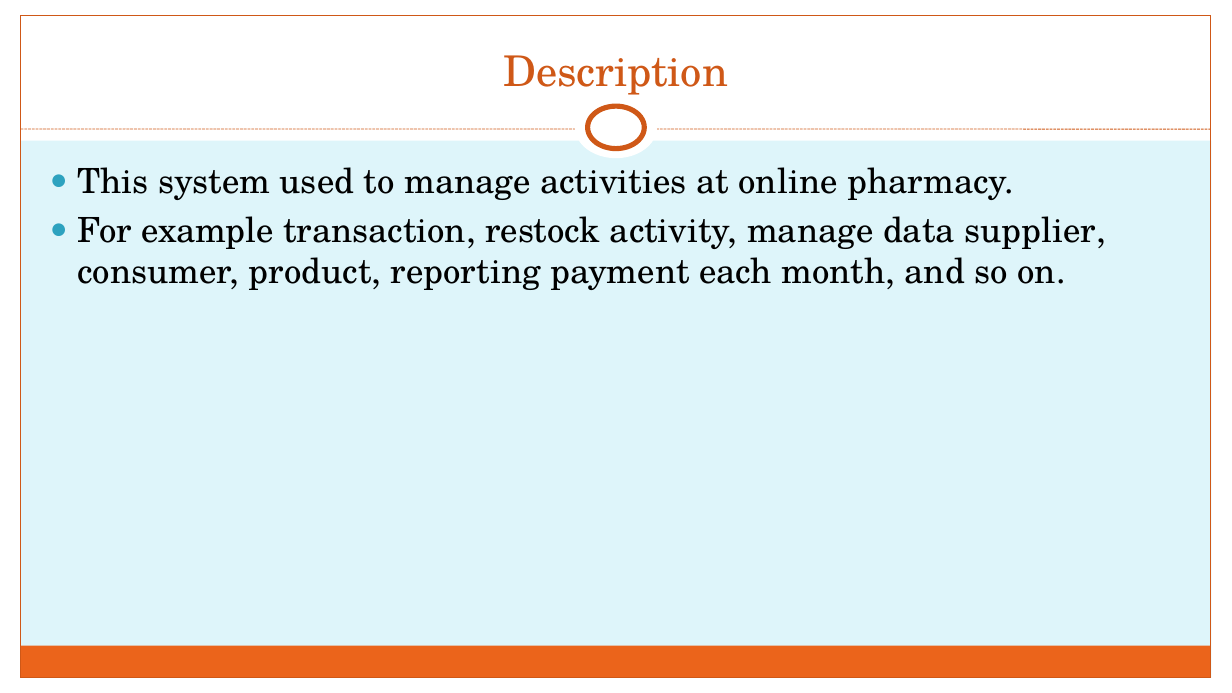
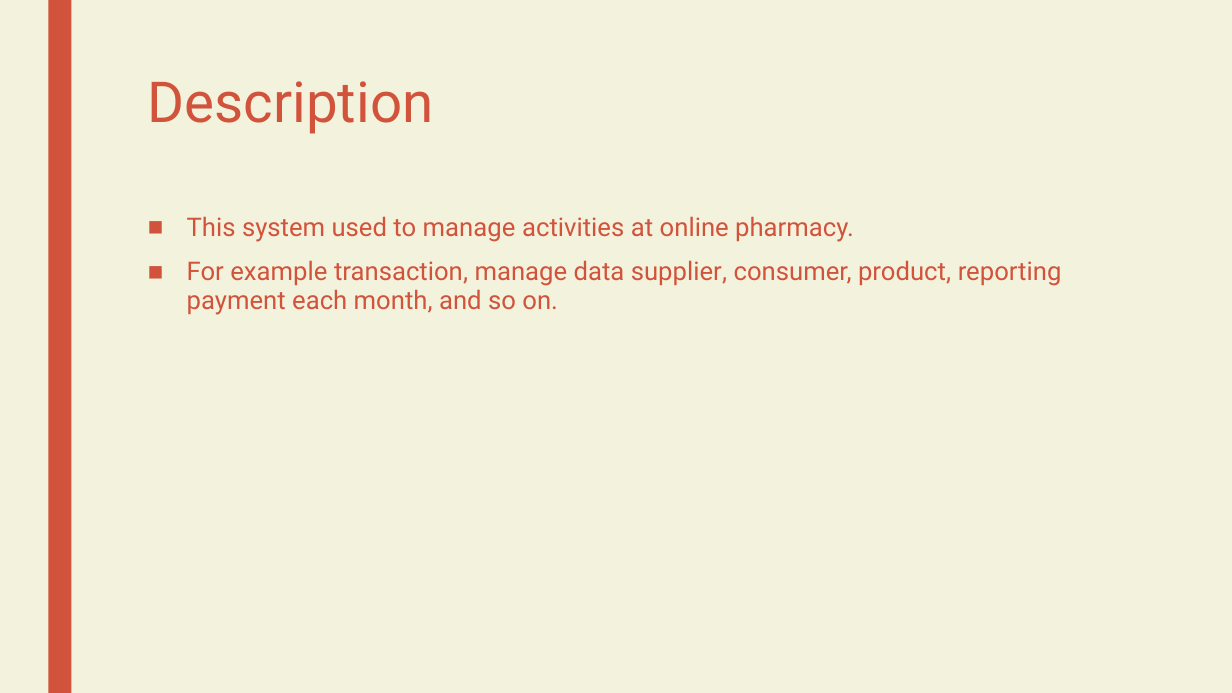
Before and after one commit to galvaninatasya/fp2015pwl, a slide deck: slide 2 of 01.pptx. Drawn at 1232x693 pixels with LibreOffice and Linux fonts; fonts in the diff are those of the drawing. Boxes give left, top, right and bottom in pixels: in the first picture for what was removed or moved away, otherwise in the second. Text is boxed around its words. In the diff, an @@ line names an element or a change of style, - is before the commit and + after.

```diff
--- a/01.pptx
+++ b/01.pptx
@@ background #DEF5FA to #F3F2DC @@
@@ rectangle removed at (0, 0, 1232, 140) @@
@@ rectangle removed at (20, 16, 1211, 677) @@
@@ rectangle: place and size @@
-rectangle at (0, 0, 20, 693)
+rectangle at (48, 0, 71, 693)
@@ rectangle at (48, 0, 71, 693): fill #FFFFFF to #D2533C @@
@@ rectangle removed at (1212, 0, 1232, 693) @@
@@ title "Description": place and size @@
-title "Description" at (503, 55, 728, 95)
+title "Description" at (148, 81, 434, 134)
@@ title "Description" at (148, 81, 434, 134): size 33 to 44 pt, font TeX Gyre Schola to Roboto, text colour #CF5818 to #D2533C; alignment centre to left; line spacing 1 to 0.89; vertical alignment bottom to top @@
@@ ellipse removed at (575, 97, 657, 159) @@
@@ ellipse removed at (588, 106, 644, 149) @@
@@ line removed from (20, 129) to (1211, 129) @@
@@ text "This system used to manage ...": place and size @@
-text "This system used to manage ..." at (77, 167, 1106, 290)
+text "This system used to manage ..." at (187, 216, 1062, 315)
@@ text at (187, 216, 854, 242): size 27 to 20 pt, font TeX Gyre Schola to Roboto, text colour #000000 to #D2533C in "This system used to manage activities at ..."; bullet ● to ■; line spacing 1 to 0.94; more space between paragraphs @@
@@ text at (187, 260, 1062, 315): text changed; size 27 to 20 pt; font TeX Gyre Schola to Roboto; text colour #000000 to #D2533C @@
-● For example transaction, restock activity, manage data supplier, consumer, product, reporting payment each month, and so on.
+■ For example transaction, manage data supplier, consumer, product, reporting payment each month, and so on.
@@ rectangle removed at (20, 646, 1211, 677) @@
@@ rectangle removed at (0, 677, 1232, 693) @@
```
Also in this commit, not shown: 5 other slides changed, 13 other files.
